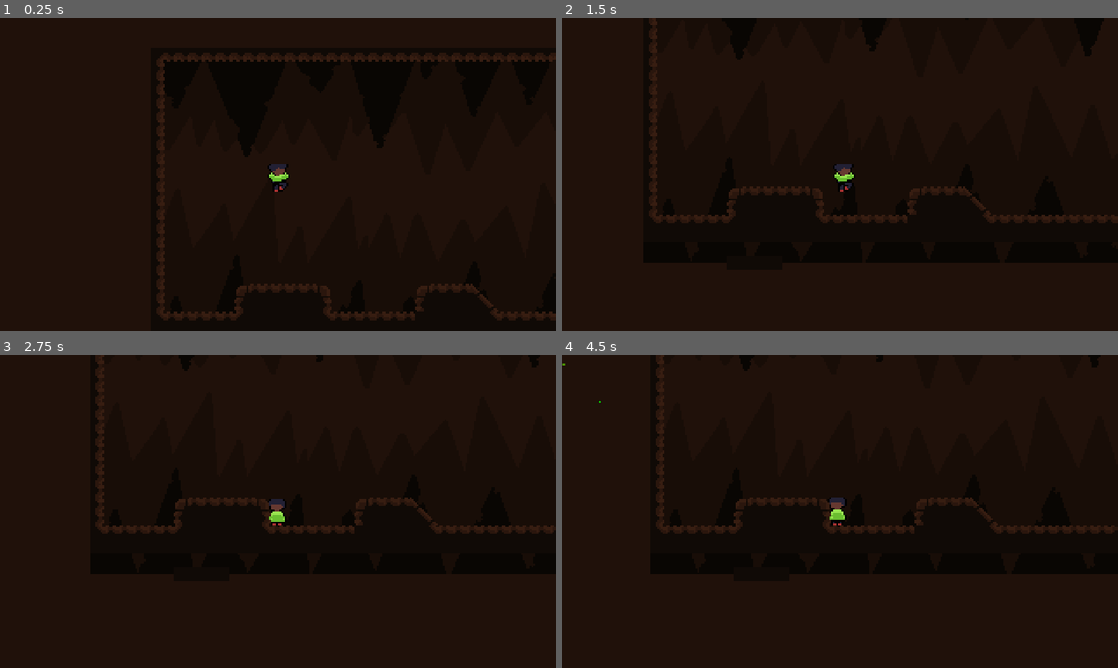
Above: before the commit, frames 1-4 (two rows, left to right).
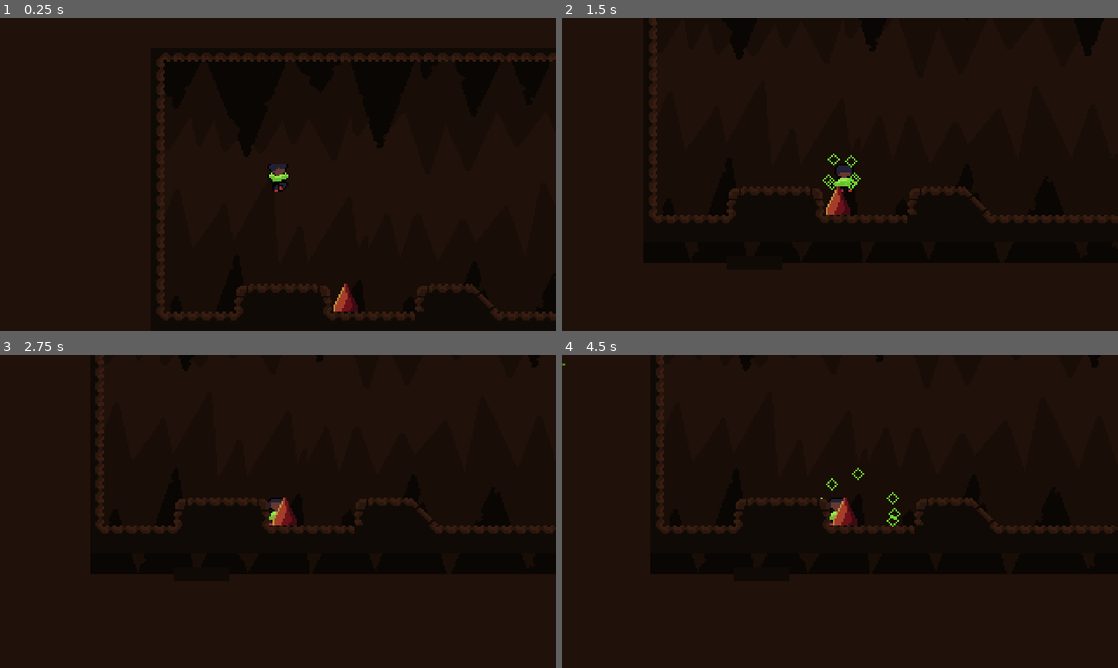
Above: after the commit, the same moments.

Repository: Omegalolchan/Cave_Runner
Game: Godot game, scene res://assets/Scenes/HighResDebugScene.tscn
The game is run twice, just before and just after one commit, with the same random seed, the same clock (stepped at 60 frames per second) and the same inputs.
Inputs:
- Up to frame 1 (0.25 s): no input
- Up to frame 2 (1.5 s): tap Enter at 0.5 s; hold Right (moveRight) 0.53-1.28 s; hold Down (slide) 0.53-1.28 s; tap C (jump) at 0.77 s; hold Left (moveLeft) from 1.28 s (still down); tap Down (slide) at 1.35 s
- Up to frame 3 (2.75 s): tap C (jump) at 1.52 s; release Left (moveLeft) at 2.03 s; hold Right (moveRight) from 2.03 s (still down); hold Down (slide) from 2.03 s (still down)
- Up to frame 4 (4.5 s): tap Space at 2.75 s; release Down (slide) at 2.78 s; tap Down (slide) at 2.85, 4.35 s; tap C (jump) at 3.02, 3.77 s; release Right (moveRight) at 3.53 s; hold Down (slide) 3.53-4.28 s; hold Left (moveLeft) from 3.53 s (still down); tap ` (debug) at 4.15 s

The runs differ from the first frame. In frame 1, 0.2% of the frame differs, in the area x 60-65%, y 84-94%; in frame 2, 0.5%, in the area x 46-54%, y 43-63%; in frame 3, 0.3%; in frame 4, 0.4%.
Error after the commit: Invalid access to property or key 'debug_draw_position' on a base object of type 'CharacterBody2D (Player)'. (res://assets/Scripts/Debug.gd:21)

Commit message:
death collision fixed, ig

Diff:
--- a/assets/Objects/AudioManager.tscn
+++ b/assets/Objects/AudioManager.tscn
@@ -15,7 +15,6 @@
 [node name="AudioStreamPlayer" type="AudioStreamPlayer" parent="."]
 stream = ExtResource("1_ve1xq")
 volume_db = -23.44
-autoplay = false
 
 [node name="JumpSFX" type="AudioStreamPlayer" parent="."]
 stream = ExtResource("2_l8bes")
--- a/assets/Objects/player.tscn
+++ b/assets/Objects/player.tscn
@@ -11,6 +11,7 @@
 [ext_resource type="Texture2D" uid="uid://c81hn3td5innj" path="res://assets/Sprites/PlayerSlideSheet.png" id="5_k5seh"]
 [ext_resource type="Texture2D" uid="uid://bts3rs4mgoocp" path="res://assets/Sprites/PlayerSlideUp-Sheet.png" id="6_egpcx"]
 [ext_resource type="Texture2D" uid="uid://b4i5x0vrknjix" path="res://assets/Sprites/BubbleDeathParticle.png" id="11_ibwfj"]
+[ext_resource type="Script" path="res://assets/Scripts/PlayerArea2D.gd" id="12_gtp1k"]
 
 [sub_resource type="AtlasTexture" id="AtlasTexture_144sc"]
 atlas = ExtResource("2_od3j2")
@@ -335,6 +336,16 @@
 anim_speed_min = 3.87
 anim_speed_max = 10.34
 
+[node name="Area2D" type="Area2D" parent="."]
+collision_layer = 2
+collision_mask = 2
+script = ExtResource("12_gtp1k")
+
+[node name="HitBox" type="CollisionShape2D" parent="Area2D"]
+position = Vector2(0.5, 1.5)
+shape = SubResource("RectangleShape2D_sbs3j")
+
 [connection signal="died" from="." to="Sprite" method="_on_player_died"]
 [connection signal="var_to_anim" from="." to="Sprite" method="_on_player_var_to_anim"]
 [connection signal="finished" from="DeathParticle" to="Sprite" method="_on_death_particle_finished"]
+[connection signal="body_shape_entered" from="Area2D" to="Area2D" method="_on_area_entered"]
--- a/assets/Scenes/Debug Scene.tscn
+++ b/assets/Scenes/Debug Scene.tscn
@@ -1,97 +1,9 @@
-[gd_scene load_steps=7 format=4 uid="uid://dnfkoufejparh"]
+[gd_scene load_steps=5 format=4 uid="uid://dnfkoufejparh"]
 
 [ext_resource type="Texture2D" uid="uid://cwwo48r82lrym" path="res://assets/Sprites/Cave_BG.png" id="2_d0esk"]
 [ext_resource type="PackedScene" uid="uid://cv2005kajth2r" path="res://assets/Objects/player.tscn" id="3_sfsnp"]
-[ext_resource type="Texture2D" uid="uid://bkykjcqemmany" path="res://assets/Sprites/Tileset-Cave3.png" id="4_4dnxj"]
 [ext_resource type="PackedScene" uid="uid://bivm040v5ne74" path="res://assets/Objects/camera_1.tscn" id="4_64b5i"]
-
-[sub_resource type="TileSetAtlasSource" id="TileSetAtlasSource_othys"]
-resource_name = "Tileset-Cave-Atlas"
-texture = ExtResource("4_4dnxj")
-texture_region_size = Vector2i(8, 8)
-0:0/0 = 0
-0:0/0/physics_layer_0/polygon_0/points = PackedVector2Array(-4, -4, 4, -4, 4, 4, -4, 4)
-0:0/0/custom_data_0 = [0, 0]
-1:0/0 = 0
-1:0/0/physics_layer_0/polygon_0/points = PackedVector2Array(-4, -4, 4, -4, 4, 4, -4, 4)
-1:0/0/custom_data_0 = [0, 0]
-2:0/0 = 0
-2:0/0/physics_layer_0/polygon_0/points = PackedVector2Array(-4, -4, 4, -4, 4, 4, -4, 4)
-2:0/0/custom_data_0 = [0, 0]
-0:1/0 = 0
-0:1/0/physics_layer_0/polygon_0/points = PackedVector2Array(-4, -4, 4, -4, 4, 4, -4, 4)
-0:1/0/custom_data_0 = [0, 0]
-1:1/0 = 0
-1:1/0/physics_layer_0/polygon_0/points = PackedVector2Array(-4, -4, 4, -4, 4, 4, -4, 4)
-1:1/0/custom_data_0 = [0, 0]
-2:1/0 = 0
-2:1/0/physics_layer_0/polygon_0/points = PackedVector2Array(-4, -4, 4, -4, 4, 4, -4, 4)
-2:1/0/custom_data_0 = [0, 0]
-3:1/0 = 0
-3:1/0/physics_layer_0/polygon_0/points = PackedVector2Array(4, -4, 4, 4, -4, 4)
-3:1/0/custom_data_0 = [1, 0]
-0:2/0 = 0
-0:2/0/physics_layer_0/polygon_0/points = PackedVector2Array(-4, -4, 4, -4, 4, 4, -4, 4)
-0:2/0/custom_data_0 = [0, 0]
-1:2/0 = 0
-1:2/0/physics_layer_0/polygon_0/points = PackedVector2Array(-4, -4, 4, -4, 4, 4, -4, 4)
-1:2/0/custom_data_0 = [0, 0]
-4:0/0 = 0
-4:0/0/physics_layer_0/polygon_0/points = PackedVector2Array(4, -4, 4, 4, -4, 4)
-4:0/0/custom_data_0 = [1, 0]
-5:0/0 = 0
-5:0/0/physics_layer_0/polygon_0/points = PackedVector2Array(-4, -4, 4, 4, -4, 4)
-5:0/0/custom_data_0 = [1, 0]
-5:1/0 = 0
-5:1/0/custom_data_0 = [0, 0]
-6:1/0 = 0
-6:1/0/physics_layer_0/polygon_0/points = PackedVector2Array(-4, -4, 4, 4, -4, 4)
-6:1/0/custom_data_0 = [1, 0]
-5:2/0 = 0
-5:2/0/custom_data_0 = [0, 0]
-6:2/0 = 0
-6:2/0/physics_layer_0/polygon_0/points = PackedVector2Array(-4, -4, 4, -4, -4, 4)
-6:2/0/custom_data_0 = [1, 0]
-5:3/0 = 0
-5:3/0/physics_layer_0/polygon_0/points = PackedVector2Array(-4, -4, 4, -4, -4, 4)
-5:3/0/custom_data_0 = [1, 0]
-4:3/0 = 0
-4:3/0/physics_layer_0/polygon_0/points = PackedVector2Array(-4, -4, 4, -4, 4, 4)
-4:3/0/custom_data_0 = [1, 0]
-4:2/0 = 0
-4:2/0/custom_data_0 = [0, 0]
-3:2/0 = 0
-3:2/0/physics_layer_0/polygon_0/points = PackedVector2Array(-4, -4, 4, -4, 4, 4)
-3:2/0/custom_data_0 = [1, 0]
-4:1/0 = 0
-4:1/0/custom_data_0 = [0, 0]
-1:4/0 = 0
-1:4/0/physics_layer_0/polygon_0/points = PackedVector2Array(-4, -4, 4, -4, 4, 4, -4, 4)
-1:4/0/custom_data_0 = [0, 0]
-0:4/0 = 0
-0:4/0/physics_layer_0/polygon_0/points = PackedVector2Array(-4, -4, 4, -4, 4, 4, -4, 4)
-0:4/0/custom_data_0 = [0, 0]
-1:5/0 = 0
-1:5/0/physics_layer_0/polygon_0/points = PackedVector2Array(-4, -4, 4, -4, 4, 4, -4, 4)
-1:5/0/custom_data_0 = [0, 0]
-0:5/0 = 0
-0:5/0/physics_layer_0/polygon_0/points = PackedVector2Array(-4, -4, 4, -4, 4, 4, -4, 4)
-0:5/0/custom_data_0 = [0, 0]
-2:4/size_in_atlas = Vector2i(2, 2)
-2:4/0 = 0
-2:4/0/physics_layer_1/polygon_0/points = PackedVector2Array(0, -8, 8, 8, -8, 8)
-2:4/0/custom_data_0 = [3, 0, 0]
-2:2/0 = 0
-2:2/0/physics_layer_0/polygon_0/points = PackedVector2Array(-4, -4, 4, -4, 4, 4, -4, 4)
-2:2/0/custom_data_0 = [0, 0]
-
-[sub_resource type="TileSet" id="TileSet_uqirv"]
-tile_size = Vector2i(8, 8)
-physics_layer_0/collision_layer = 1
-physics_layer_1/collision_layer = 2
-custom_data_layer_0/name = "tile_data"
-custom_data_layer_0/type = 28
-sources/1 = SubResource("TileSetAtlasSource_othys")
+[ext_resource type="TileSet" uid="uid://bowlqtiyr565f" path="res://assets/Sprites/Tilesets/Tileset1.tres" id="4_ej84d"]
 
 [node name="Node2D" type="Node2D"]
 
@@ -112,5 +24,5 @@
 [node name="Layer0" type="TileMapLayer" parent="Tilemap"]
 texture_filter = 1
 use_parent_material = true
-tile_map_data = PackedByteArray("AAABABMAAQABAAAAAAABABQAAQA …(2992 unchanged characters)… BAAEAAAATABEAAQAAAAAAAAATABIAAQAAAAEAAAA=")
-tile_set = SubResource("TileSet_uqirv")
+tile_map_data = PackedByteArray("AAABABMAAQABAAAAAAABABQAAQA …(2992 unchanged characters)… BAAEAAAATABEAAQAAAAAAAAATABIAAQAAAAEAAAANABEAAQACAAQAAAANABIAAQACAAUAAAAOABEAAQADAAQAAAAOABIAAQADAAUAAAA=")
+tile_set = ExtResource("4_ej84d")
--- /dev/null
+++ b/assets/Scripts/PlayerArea2D.gd
@@ -0,0 +1,8 @@
+extends Area2D
+
+@onready var player : Player = get_node('../../Player')
+
+func _physics_process(_delta):
+	if get_overlapping_bodies():
+		player.die()
+	return
--- a/assets/Scripts/PlayerMovement.gd
+++ b/assets/Scripts/PlayerMovement.gd
@@ -36,7 +36,6 @@
 var gravity_scale : float = 10
 
 var gravity = (9 * 0.016) * gravity_scale
-var debug_draw_position : Array = [Vector2(0,0), Vector2(0,0)]
 
 func GetInput():
 	var JumpInputPress = func():
@@ -162,7 +161,7 @@
 	return
 
 func handle_collision(_collision : KinematicCollision2D):
-	#region handling walls
+	#region handling walls {{{
 	var same_velocity_aganist_wall = func(v_to_check : float):
 		if sign(_collision.get_position().x - position.x) != sign(v_to_check) && v_to_check == 0:
 			return false
@@ -171,7 +170,7 @@
 	if (round(_collision.get_angle(up_direction) * 10) / 10) == 1.6 && same_velocity_aganist_wall.call(velocity.x):
 		velocity.x = 0
 		added_velocity.x = 0
-	#endregion
+	#endregion }}}
 	if _collision.get_normal().y < 0:
 		jump_turn = true
 		create_timer("jump_turn", 60 )
@@ -181,7 +180,9 @@
 	elif _collision.get_normal().y > 0:
 		velocity = velocity.slide(_collision.get_normal())
 
-		return
+
+
+	return
 
 func velocity_neutral():
 	if direction != sign(added_velocity.x) && direction != 0 && added_velocity.x != 0 && on_floor: #letting the player have more control on his speed#
@@ -229,18 +230,6 @@
 	added_velocity.x += -sign(added_velocity.x) * slide_deccel * FPS_DELTA
 	base_velocity.x = 0
 
-	var tile_vector_downforward = tilemap0.local_to_map(tilemap0.to_local(position + Vector2(0,8)))
-	var tile_vector_down = tile_vector_downforward # df is just down at this point
-	tile_vector_downforward.y += 0
-	tile_vector_downforward.x += direction * 1
-	debug_draw_position[0] = to_global(tile_vector_down)
-	debug_draw_position[1] = to_global(tile_vector_downforward)
-	if tilemap0.get_cell_atlas_coords(tile_vector_downforward) != Vector2i(-1,-1) and tilemap0.get_cell_atlas_coords(tile_vector_down) != Vector2i(-1,-1):
-		var tile_data_df = tilemap0.get_cell_tile_data((tile_vector_downforward)).get_custom_data('tile_data')
-		var tile_data_d = tilemap0.get_cell_tile_data((tile_vector_down)).get_custom_data('tile_data')
-		if tile_data_df[0] == 1 and tile_data_d:
-			pass
-	#	print(printmsg)
 	return
 
 func modulus(n : float):
--- /dev/null
+++ b/assets/Sprites/Tilesets/Tileset1.tres
@@ -0,0 +1,96 @@
+[gd_resource type="TileSet" load_steps=3 format=3 uid="uid://bowlqtiyr565f"]
+
+[ext_resource type="Texture2D" uid="uid://bkykjcqemmany" path="res://assets/Sprites/Tileset-Cave3.png" id="1_plwq6"]
+
+[sub_resource type="TileSetAtlasSource" id="TileSetAtlasSource_othys"]
+resource_name = "Tileset-Cave-Atlas"
+texture = ExtResource("1_plwq6")
+texture_region_size = Vector2i(8, 8)
+0:0/0 = 0
+0:0/0/physics_layer_0/polygon_0/points = PackedVector2Array(-4, -4, 4, -4, 4, 4, -4, 4)
+0:0/0/custom_data_0 = [0, 0]
+1:0/0 = 0
+1:0/0/physics_layer_0/polygon_0/points = PackedVector2Array(-4, -4, 4, -4, 4, 4, -4, 4)
+1:0/0/custom_data_0 = [0, 0]
+2:0/0 = 0
+2:0/0/physics_layer_0/polygon_0/points = PackedVector2Array(-4, -4, 4, -4, 4, 4, -4, 4)
+2:0/0/custom_data_0 = [0, 0]
+0:1/0 = 0
+0:1/0/physics_layer_0/polygon_0/points = PackedVector2Array(-4, -4, 4, -4, 4, 4, -4, 4)
+0:1/0/custom_data_0 = [0, 0]
+1:1/0 = 0
+1:1/0/physics_layer_0/polygon_0/points = PackedVector2Array(-4, -4, 4, -4, 4, 4, -4, 4)
+1:1/0/custom_data_0 = [0, 0]
+2:1/0 = 0
+2:1/0/physics_layer_0/polygon_0/points = PackedVector2Array(-4, -4, 4, -4, 4, 4, -4, 4)
+2:1/0/custom_data_0 = [0, 0]
+3:1/0 = 0
+3:1/0/physics_layer_0/polygon_0/points = PackedVector2Array(4, -4, 4, 4, -4, 4)
+3:1/0/custom_data_0 = [1, 0]
+0:2/0 = 0
+0:2/0/physics_layer_0/polygon_0/points = PackedVector2Array(-4, -4, 4, -4, 4, 4, -4, 4)
+0:2/0/custom_data_0 = [0, 0]
+1:2/0 = 0
+1:2/0/physics_layer_0/polygon_0/points = PackedVector2Array(-4, -4, 4, -4, 4, 4, -4, 4)
+1:2/0/custom_data_0 = [0, 0]
+4:0/0 = 0
+4:0/0/physics_layer_0/polygon_0/points = PackedVector2Array(4, -4, 4, 4, -4, 4)
+4:0/0/custom_data_0 = [1, 0]
+5:0/0 = 0
+5:0/0/physics_layer_0/polygon_0/points = PackedVector2Array(-4, -4, 4, 4, -4, 4)
+5:0/0/custom_data_0 = [1, 0]
+5:1/0 = 0
+5:1/0/custom_data_0 = [0, 0]
+6:1/0 = 0
+6:1/0/physics_layer_0/polygon_0/points = PackedVector2Array(-4, -4, 4, 4, -4, 4)
+6:1/0/custom_data_0 = [1, 0]
+5:2/0 = 0
+5:2/0/custom_data_0 = [0, 0]
+6:2/0 = 0
+6:2/0/physics_layer_0/polygon_0/points = PackedVector2Array(-4, -4, 4, -4, -4, 4)
+6:2/0/custom_data_0 = [1, 0]
+5:3/0 = 0
+5:3/0/physics_layer_0/polygon_0/points = PackedVector2Array(-4, -4, 4, -4, -4, 4)
+5:3/0/custom_data_0 = [1, 0]
+4:3/0 = 0
+4:3/0/physics_layer_0/polygon_0/points = PackedVector2Array(-4, -4, 4, -4, 4, 4)
+4:3/0/custom_data_0 = [1, 0]
+4:2/0 = 0
+4:2/0/custom_data_0 = [0, 0]
+3:2/0 = 0
+3:2/0/physics_layer_0/polygon_0/points = PackedVector2Array(-4, -4, 4, -4, 4, 4)
+3:2/0/custom_data_0 = [1, 0]
+4:1/0 = 0
+4:1/0/custom_data_0 = [0, 0]
+1:4/0 = 0
+1:4/0/physics_layer_0/polygon_0/points = PackedVector2Array(-4, -4, 4, -4, 4, 4, -4, 4)
+1:4/0/custom_data_0 = [0, 0]
+0:4/0 = 0
+0:4/0/physics_layer_0/polygon_0/points = PackedVector2Array(-4, -4, 4, -4, 4, 4, -4, 4)
+0:4/0/custom_data_0 = [0, 0]
+1:5/0 = 0
+1:5/0/physics_layer_0/polygon_0/points = PackedVector2Array(-4, -4, 4, -4, 4, 4, -4, 4)
+1:5/0/custom_data_0 = [0, 0]
+0:5/0 = 0
+0:5/0/physics_layer_0/polygon_0/points = PackedVector2Array(-4, -4, 4, -4, 4, 4, -4, 4)
+0:5/0/custom_data_0 = [0, 0]
+2:2/0 = 0
+2:2/0/physics_layer_0/polygon_0/points = PackedVector2Array(-4, -4, 4, -4, 4, 4, -4, 4)
+2:2/0/custom_data_0 = [0, 0]
+3:4/0 = 0
+3:4/0/physics_layer_1/polygon_0/points = PackedVector2Array(-4, -4, 0, 4, -4, 4)
+2:5/0 = 0
+2:5/0/physics_layer_1/polygon_0/points = PackedVector2Array(0, -4, 4, -4, 4, 4, -2, 4)
+3:5/0 = 0
+3:5/0/physics_layer_1/polygon_0/points = PackedVector2Array(-4, -4, 0, -4, 2, 4, -4, 4)
+2:4/0 = 0
+2:4/0/physics_layer_1/polygon_0/points = PackedVector2Array(4, -4, 4, 4, 0, 4)
+
+[resource]
+tile_size = Vector2i(8, 8)
+physics_layer_0/collision_layer = 1
+physics_layer_1/collision_layer = 2
+physics_layer_1/collision_mask = 2
+custom_data_layer_0/name = "tile_data"
+custom_data_layer_0/type = 28
+sources/1 = SubResource("TileSetAtlasSource_othys")
Not shown: 1 places in assets/Objects/player.tscn that only renumber resources
